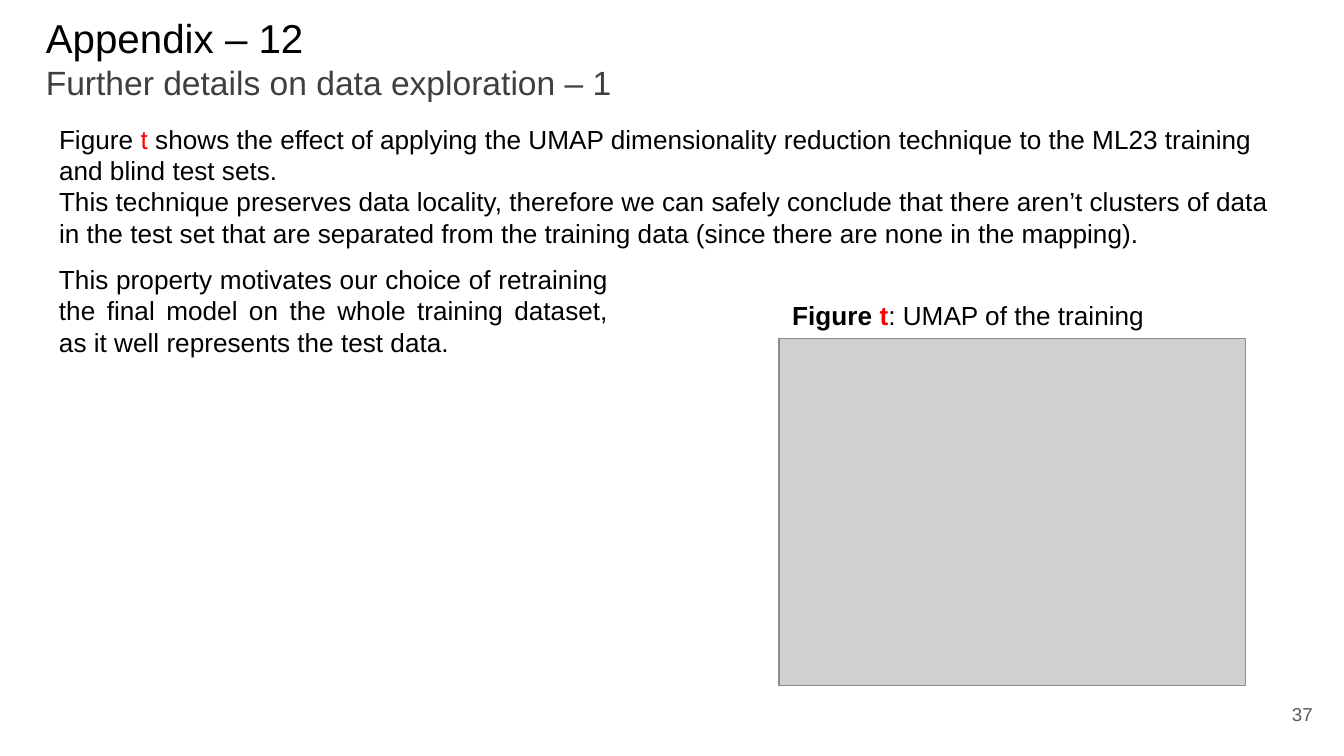
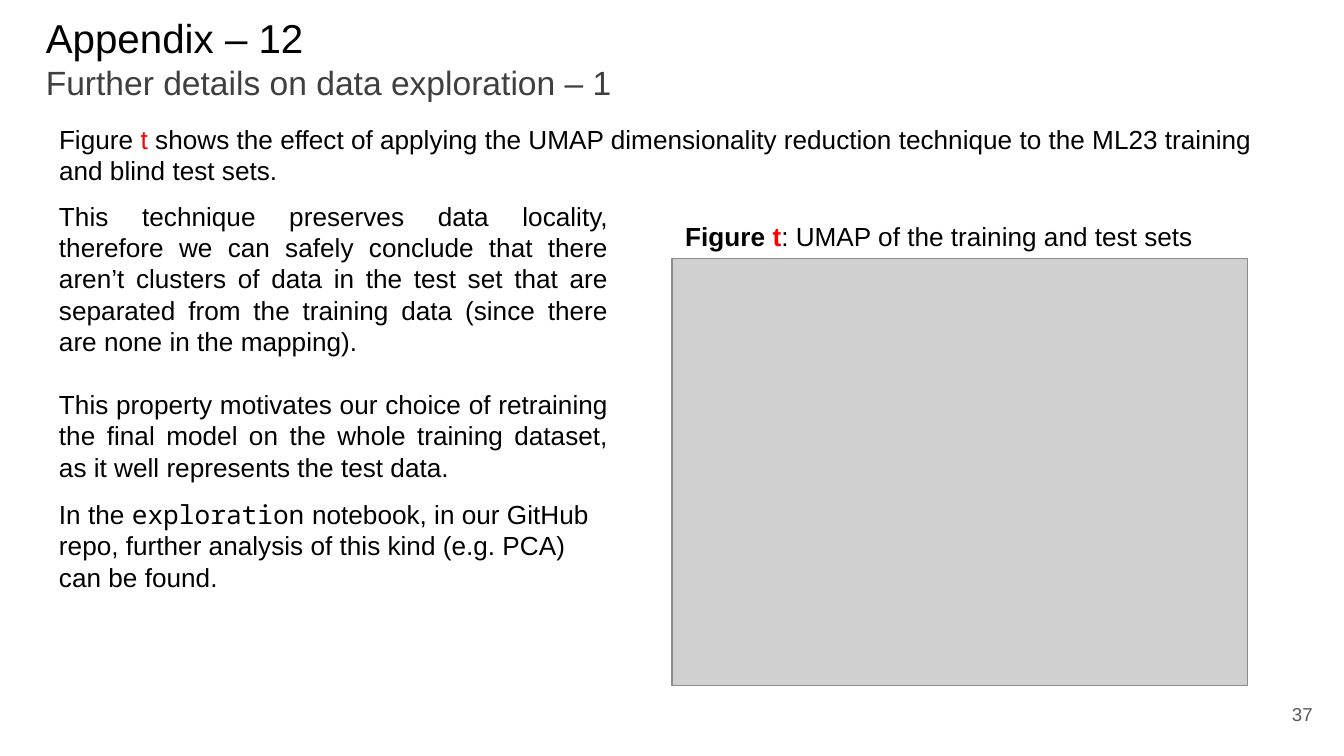
Before and after one commit to paolo-junior-mollica/machine-learning-project, a slide deck: slide 37 of relazione/ML-2023-PRJ-Slides-Demo.pptx. Drawn at 1344x756 pixels with LibreOffice and Linux fonts; fonts in the diff are those of the drawing; grey boxes stand for pictures. Boxes give left, top, right and bottom in pixels: in the first picture for what was removed or moved away, otherwise in the second. Text is boxed around its words. In the diff, an @@ line names an element or a change of style, - is before the commit and + after.

```diff
--- a/relazione/ML-2023-PRJ-Slides-Demo.pptx
+++ b/relazione/ML-2023-PRJ-Slides-Demo.pptx
@@ text "This technique preserves data locality, ...": place and size @@
-text "This technique preserves data locality, ..." at bbox=[59, 270, 607, 357]
+text "This technique preserves data locality, ..." at bbox=[59, 207, 608, 482]
@@ text at bbox=[59, 192, 1267, 249]: paragraph removed @@
-This technique preserves data locality, therefore we can safely conclude that there aren’t clusters of data in the test set that are separated from the training data (since there are none in the mapping).
@@ text at bbox=[59, 207, 608, 357]: paragraph added @@
+This technique preserves data locality, therefore we can safely conclude that there aren’t clusters of data in the test set that are separated from the training data (since there are none in the mapping).
@@ text at bbox=[685, 227, 1192, 252]: text changed @@
-Figure t: UMAP of the training
+Figure t: UMAP of the training and test sets
@@ picture: place and size @@
-picture at bbox=[780, 339, 1246, 685]
+picture at bbox=[672, 258, 1247, 684]
@@ text added at bbox=[59, 504, 588, 588], 14 pt, text #000000 @@
+In the exploration notebook, in our GitHub repo, further analysis of this kind (e.g. PCA) can be found.
```
Also in this commit, not shown: 11 other slides changed, 5 slides added, 3 slides removed.
